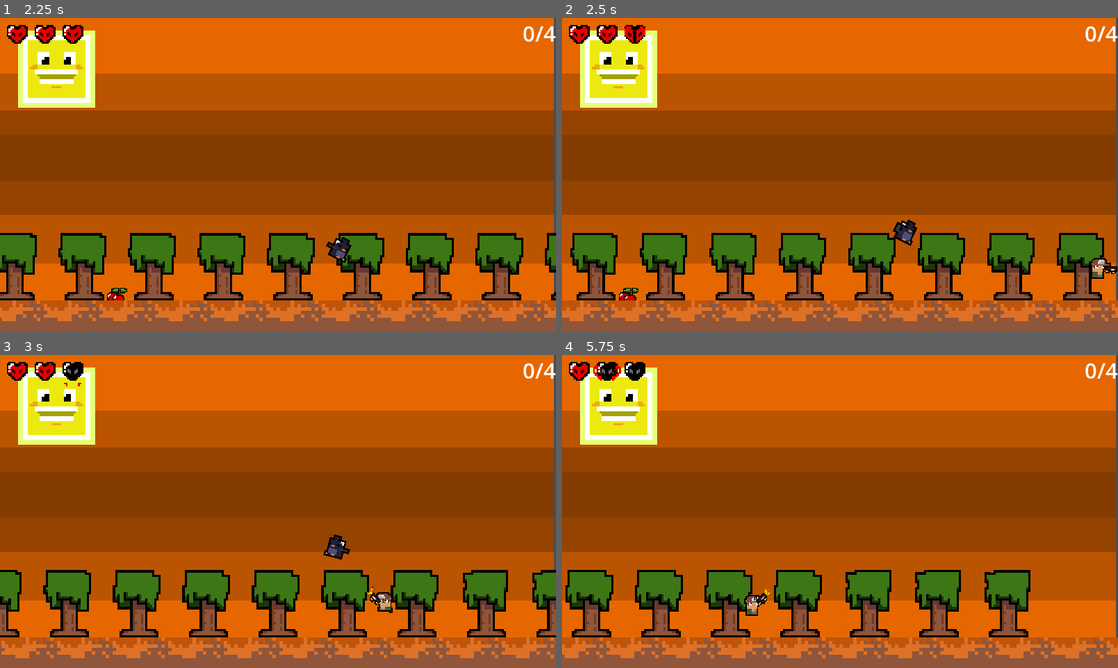
Above: before the commit, frames 1-4 (two rows, left to right).
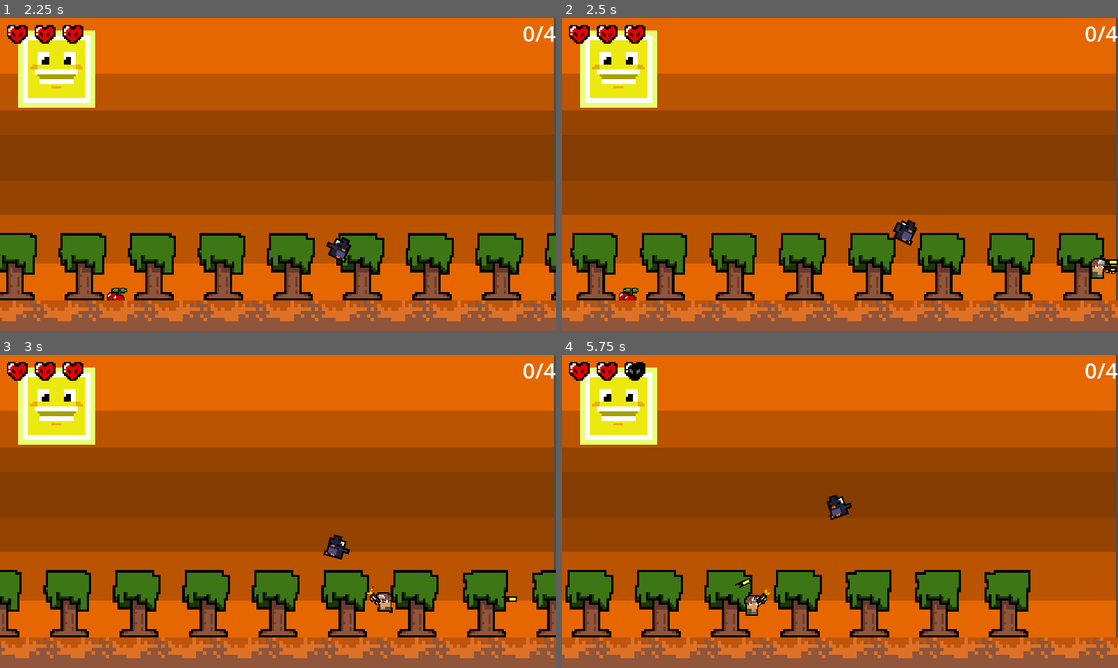
Above: after the commit, the same moments.

Repository: pochoco24/wild-jam-62
Game: Godot game, scene res://Scenes/ui_menu.tscn
The game is run twice, just before and just after one commit, with the same random seed, the same clock (stepped at 60 frames per second) and the same inputs.
Inputs (mouse positions are in pixels of both pictures, inside the frame that each line leads up to):
- Up to frame 1 (2.25 s): click (278, 212) at 0.5 s; hold D (right) from 1.28 s (still down); tap W (flap) at 1.52, 1.82 s
- Up to frame 2 (2.5 s): keep holding D (right); tap W (flap) at 2.27 s
- Up to frame 3 (3 s): tap W (flap) at 2.57 s; release D (right) at 2.78 s; hold A (left) from 2.78 s (still down)
- Up to frame 4 (5.75 s): release A (left) at 3.53 s; hold D (right) 3.53-5.03 s; tap W (flap) at 3.77, 4.07, 4.52, 4.82, 5.27, 5.57 s; hold A (left) from 5.03 s (still down)

Frame 1 is identical in both runs. In frame 2, 0.1% of the frame differs, in the area x 11-100%, y 2-79%; in frame 3, 0.1%; in frame 4, 0.4%, in the area x 5-53%, y 2-75%.

Commit message:
Added bullets

Diff:
--- /dev/null
+++ b/Scenes/bullet.tscn
@@ -0,0 +1,28 @@
+[gd_scene load_steps=4 format=3 uid="uid://dxpqsfciaxsls"]
+
+[ext_resource type="Script" path="res://Scripts/bullet.gd" id="1_44aie"]
+[ext_resource type="Texture2D" uid="uid://boi7ryi7floye" path="res://Images/EnemyGun.png" id="1_pl3f2"]
+
+[sub_resource type="RectangleShape2D" id="RectangleShape2D_wcr1d"]
+size = Vector2(20, 12)
+
+[node name="Bullet" type="Area2D"]
+script = ExtResource("1_44aie")
+
+[node name="Sprite2D" type="Sprite2D" parent="."]
+position = Vector2(-8, 0)
+scale = Vector2(3, 3)
+texture = ExtResource("1_pl3f2")
+region_enabled = true
+region_rect = Rect2(6, 10, 12, 4)
+
+[node name="CollisionShape2D" type="CollisionShape2D" parent="."]
+shape = SubResource("RectangleShape2D_wcr1d")
+
+[node name="DespawnTime" type="Timer" parent="."]
+wait_time = 7.0
+one_shot = true
+autostart = true
+
+[connection signal="body_entered" from="." to="." method="_on_body_entered"]
+[connection signal="timeout" from="DespawnTime" to="." method="_on_despawn_time_timeout"]
--- a/Scenes/scarecrow.tscn
+++ b/Scenes/scarecrow.tscn
@@ -59,10 +59,7 @@
 [sub_resource type="CircleShape2D" id="CircleShape2D_3xnq7"]
 radius = 217.938
 
-[sub_resource type="CircleShape2D" id="CircleShape2D_dhlc1"]
-radius = 29.0172
-
-[node name="CharacterBody2D" type="CharacterBody2D"]
+[node name="CharacterBody2D" type="CharacterBody2D" groups=["HurtPlayer"]]
 script = ExtResource("1_sahvi")
 
 [node name="AnimatedSprite2D" type="AnimatedSprite2D" parent="."]
@@ -79,12 +76,5 @@
 [node name="CollisionShape2D" type="CollisionShape2D" parent="Area2D"]
 shape = SubResource("CircleShape2D_3xnq7")
 
-[node name="hitbox" type="Area2D" parent="."]
-
-[node name="CollisionShape2D" type="CollisionShape2D" parent="hitbox"]
-position = Vector2(0, -2)
-shape = SubResource("CircleShape2D_dhlc1")
-
 [connection signal="body_entered" from="Area2D" to="." method="_on_area_2d_body_entered"]
 [connection signal="body_exited" from="Area2D" to="." method="_on_area_2d_body_exited"]
-[connection signal="body_entered" from="hitbox" to="." method="_on_hitbox_body_entered"]
--- a/Scenes/shoot_farmer.tscn
+++ b/Scenes/shoot_farmer.tscn
@@ -171,7 +171,7 @@
 "speed": 5.0
 }]
 
-[node name="ShootFarmer" type="CharacterBody2D"]
+[node name="ShootFarmer" type="CharacterBody2D" groups=["HurtPlayer"]]
 script = ExtResource("1_7smon")
 
 [node name="CollisionShape2D" type="CollisionShape2D" parent="."]
--- a/Scripts/Player.gd
+++ b/Scripts/Player.gd
@@ -37,8 +37,16 @@
 	#Invinsibility Flicker Animation
 	$AnimatedSprite2D.visible = fmod($InvinsibilityTimer.time_left, 0.1) < 0.05
 
-	print($InvinsibilityTimer.time_left)
 	move_and_slide()
+
+
+	#Detect collisions
+	for i in get_slide_collision_count():
+		var collider = get_slide_collision(i).get_collider()
+		if collider.is_in_group("HurtPlayer"):
+			hurt()
+			break
+
 
 func set_crop_count(x : int):
 	crop_count = x
--- /dev/null
+++ b/Scripts/bullet.gd
@@ -0,0 +1,16 @@
+extends Area2D
+
+const SPEED = 300.0/60.0
+
+func _physics_process(delta):
+	position += Vector2(cos(rotation), sin(rotation)) * SPEED
+
+
+func _on_body_entered(body):
+	if body == $"../Player":
+		$"../Player".hurt()
+		queue_free()
+
+
+func _on_despawn_time_timeout():
+	queue_free()
--- a/Scripts/scarecrow.gd
+++ b/Scripts/scarecrow.gd
@@ -29,8 +29,3 @@
 func _on_area_2d_body_exited(body):
 	if body == player:
 		player_range = false
-
-
-func _on_hitbox_body_entered(body):
-	if body == player:
-		%Player.hurt()
--- a/Scripts/shoot_farmer.gd
+++ b/Scripts/shoot_farmer.gd
@@ -2,7 +2,7 @@
 
 
 @onready var player = %Player
-var bullet = preload("res://Scenes/bullet_farmer.tscn")
+var bullet = preload("res://Scenes/bullet.tscn")
 
 var start_pos
 var speed = 50
@@ -93,7 +93,10 @@
 
 # Bullet
 func shoot_bullet():
-	%Player.hurt()
+	var bullet_instance = bullet.instantiate().duplicate()
+	bullet_instance.position = position
+	bullet_instance.rotation = $GunPivotPoint.rotation
+	$"..".add_child(bullet_instance)
 
 
 # body
Not shown: 1 places in Scenes/scarecrow.tscn that only renumber resources
